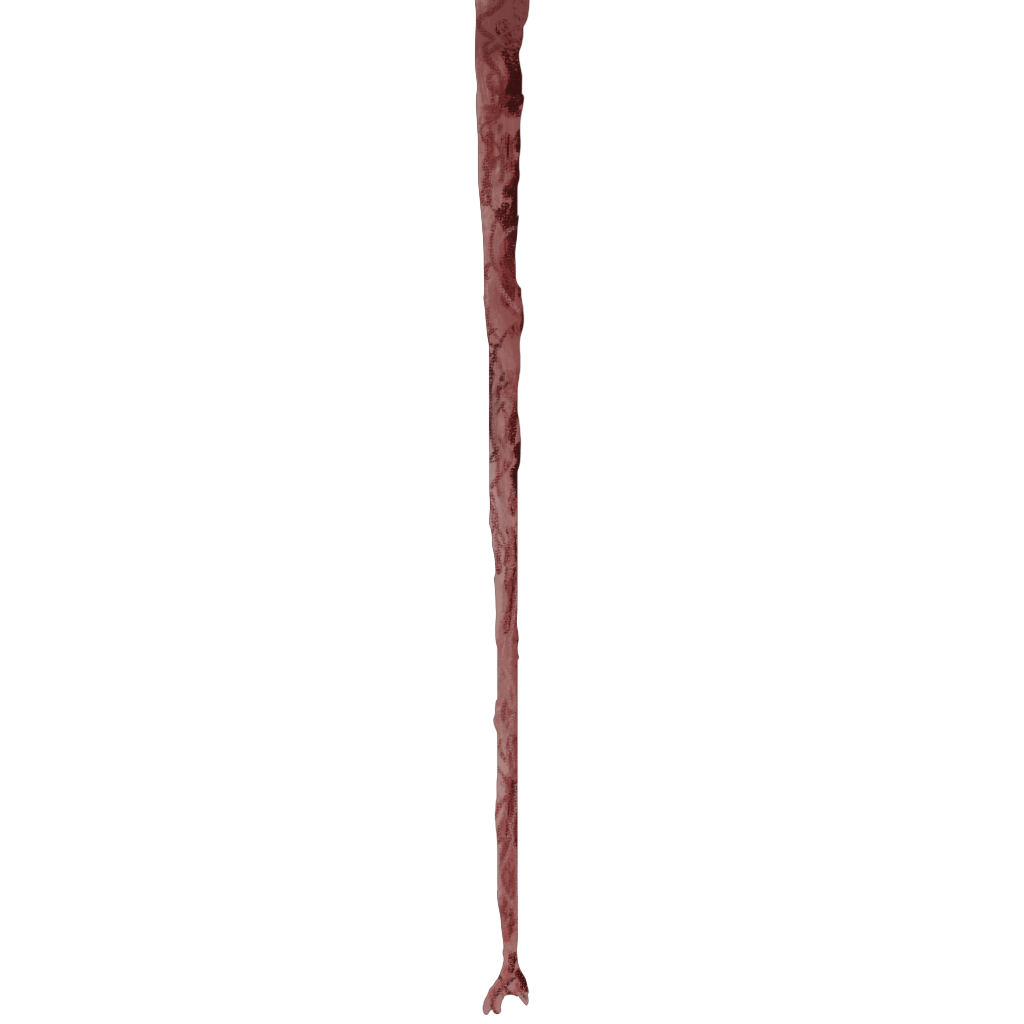
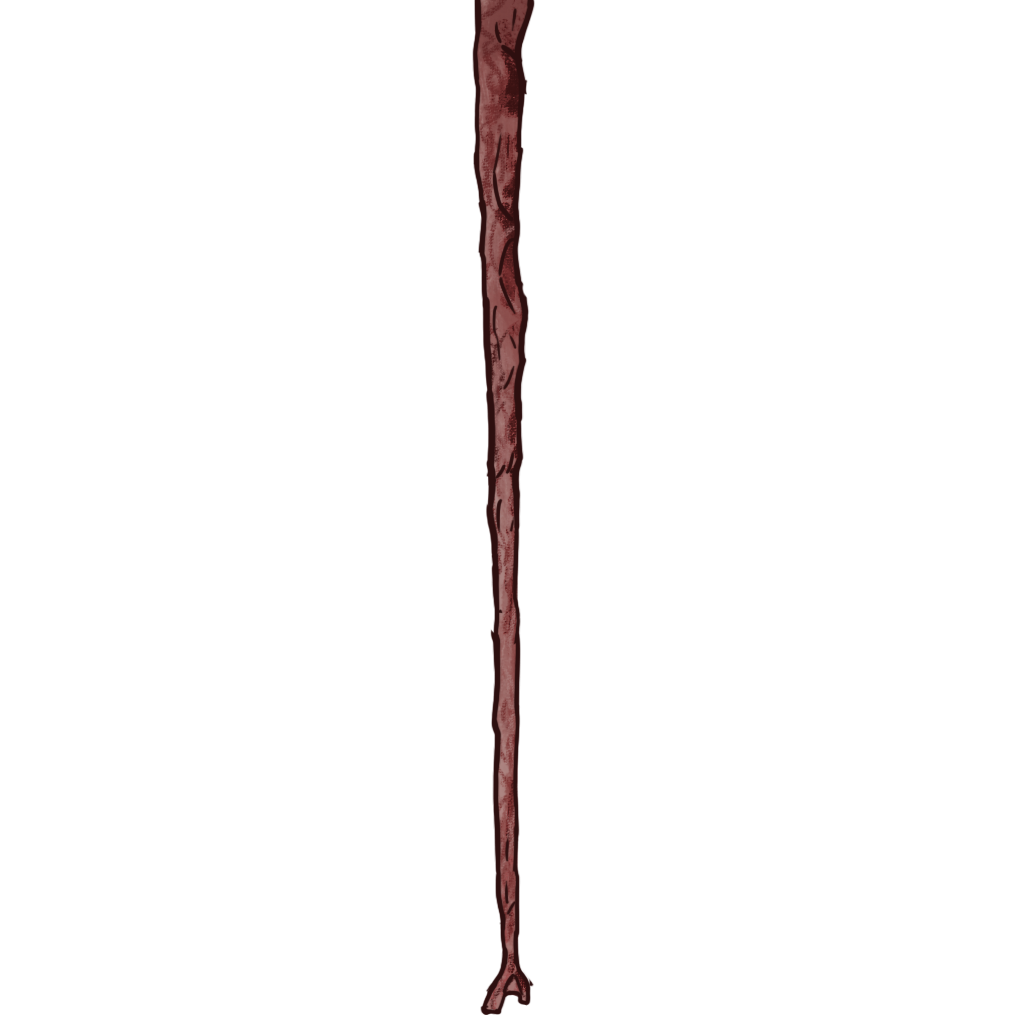
Layered file, before and after one edit (1024 × 1024). Changes by layer:
painted on "Group 2" over [472, 0, 535, 1015]
